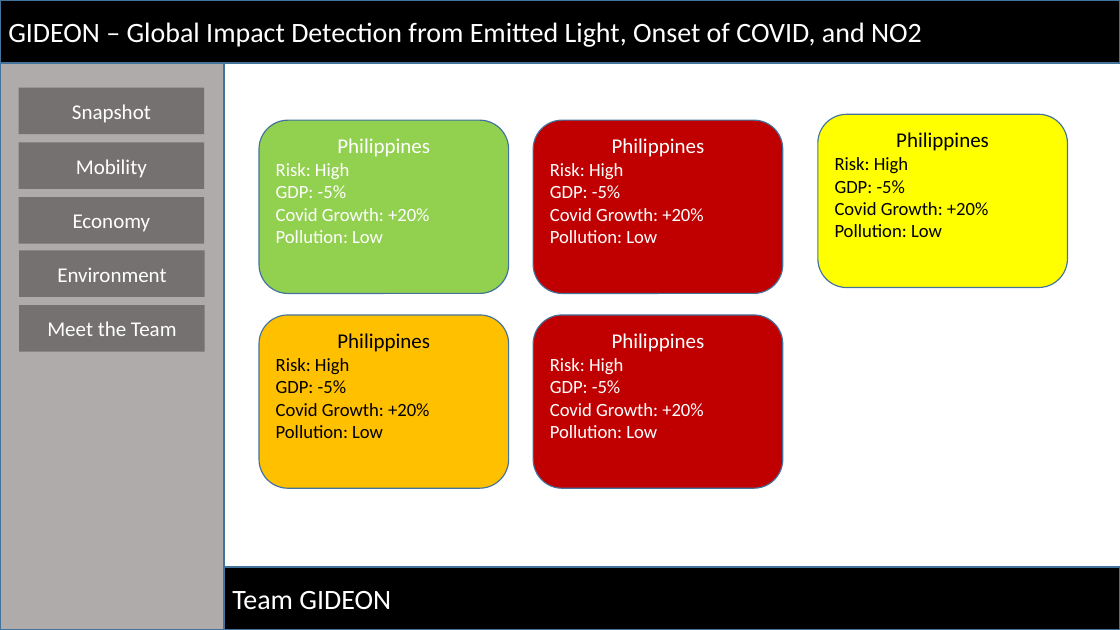
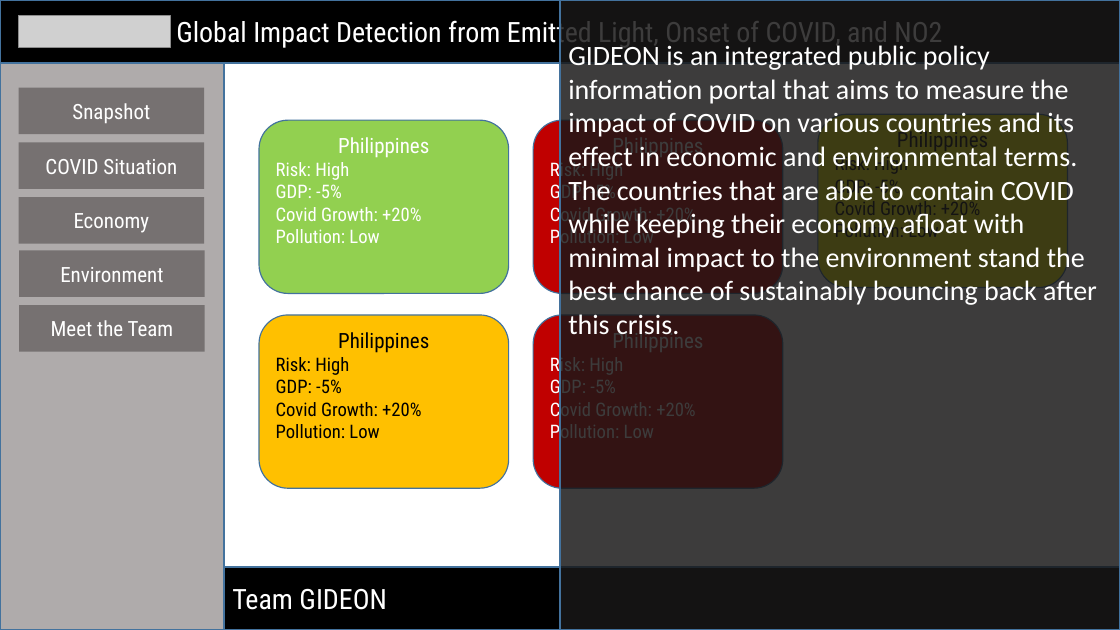
Before and after one commit to docligot/gqueers_space_apps, a slide deck: slide 1 of wireframe/Wireframe.pptx. Drawn at 1120x630 pixels with LibreOffice and Linux fonts; fonts in the diff are those of the drawing; grey boxes stand for pictures. Boxes give left, top, right and bottom in pixels: in the first picture for what was removed or moved away, otherwise in the second. Text is boxed around its words. In the diff, an @@ line names an element or a change of style, - is before the commit and + after.

```diff
--- a/wireframe/Wireframe.pptx
+++ b/wireframe/Wireframe.pptx
@@ picture added at (x1=18, y1=15, x2=171, y2=47) @@
@@ text in rectangle at (x1=176, y1=16, x2=942, y2=49): text changed; font Calibri to Roboto Condensed @@
-GIDEON – Global Impact Detection from Emitted Light, Onset of COVID, and NO2
+Global Impact Detection from Emitted Light, Onset of COVID, and NO2
@@ rectangle added at (x1=560, y1=0, x2=1120, y2=630), fill #181717 at 84% opacity, outline #43739E 1 pt, 24 pt, text #FFFFFF @@
+GIDEON is an integrated public policy information portal that aims to measure the impact of COVID on various countries and its effect in economic and environmental terms. The countries that are able to contain COVID while keeping their economy afloat with minimal impact to the environment stand the best chance of sustainably bouncing back after this crisis.
@@ text in rectangle at (x1=45, y1=159, x2=177, y2=174): text changed; font Calibri to Roboto Condensed @@
-Mobility
+COVID Situation
@@ font Calibri to Roboto Condensed in 10 elements at (x1=224, y1=567, x2=1120, y2=630), (x1=259, y1=120, x2=508, y2=293), (x1=259, y1=315, x2=508, y2=488), (x1=534, y1=120, x2=783, y2=293), (x1=818, y1=114, x2=1068, y2=287), (x1=534, y1=315, x2=783, y2=488), (x1=18, y1=87, x2=204, y2=134), (x1=18, y1=197, x2=204, y2=245), (x1=19, y1=250, x2=205, y2=297), (x1=19, y1=305, x2=205, y2=352) @@
```
Also in this commit, not shown: 4 other slides changed.
